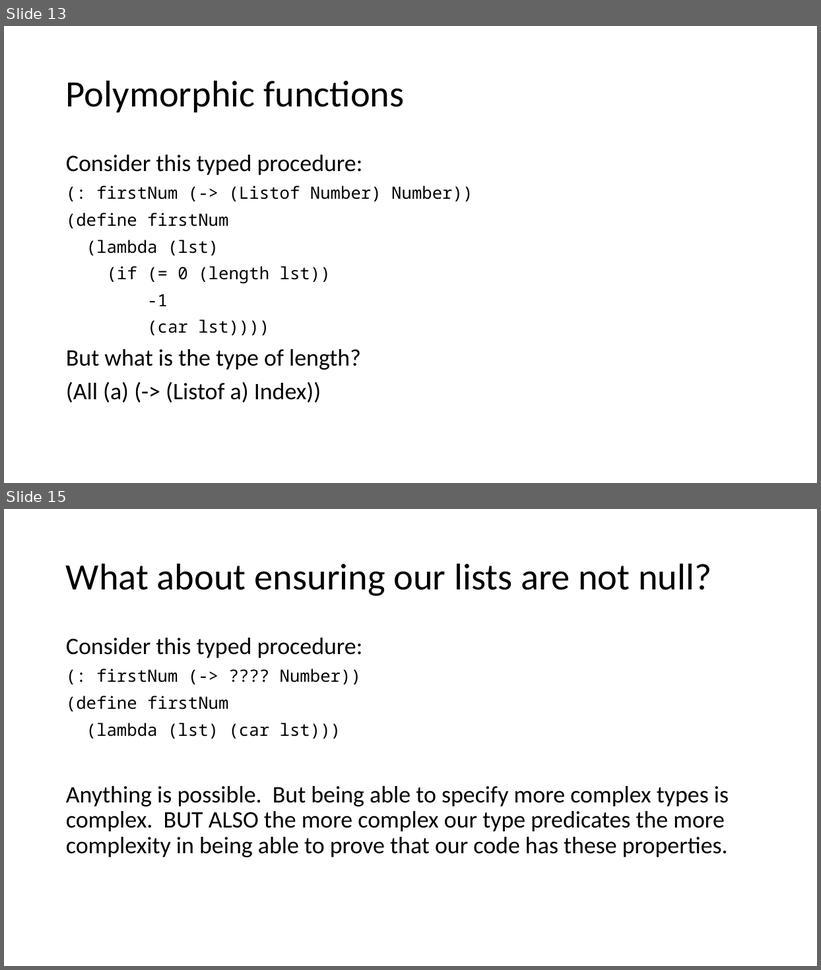
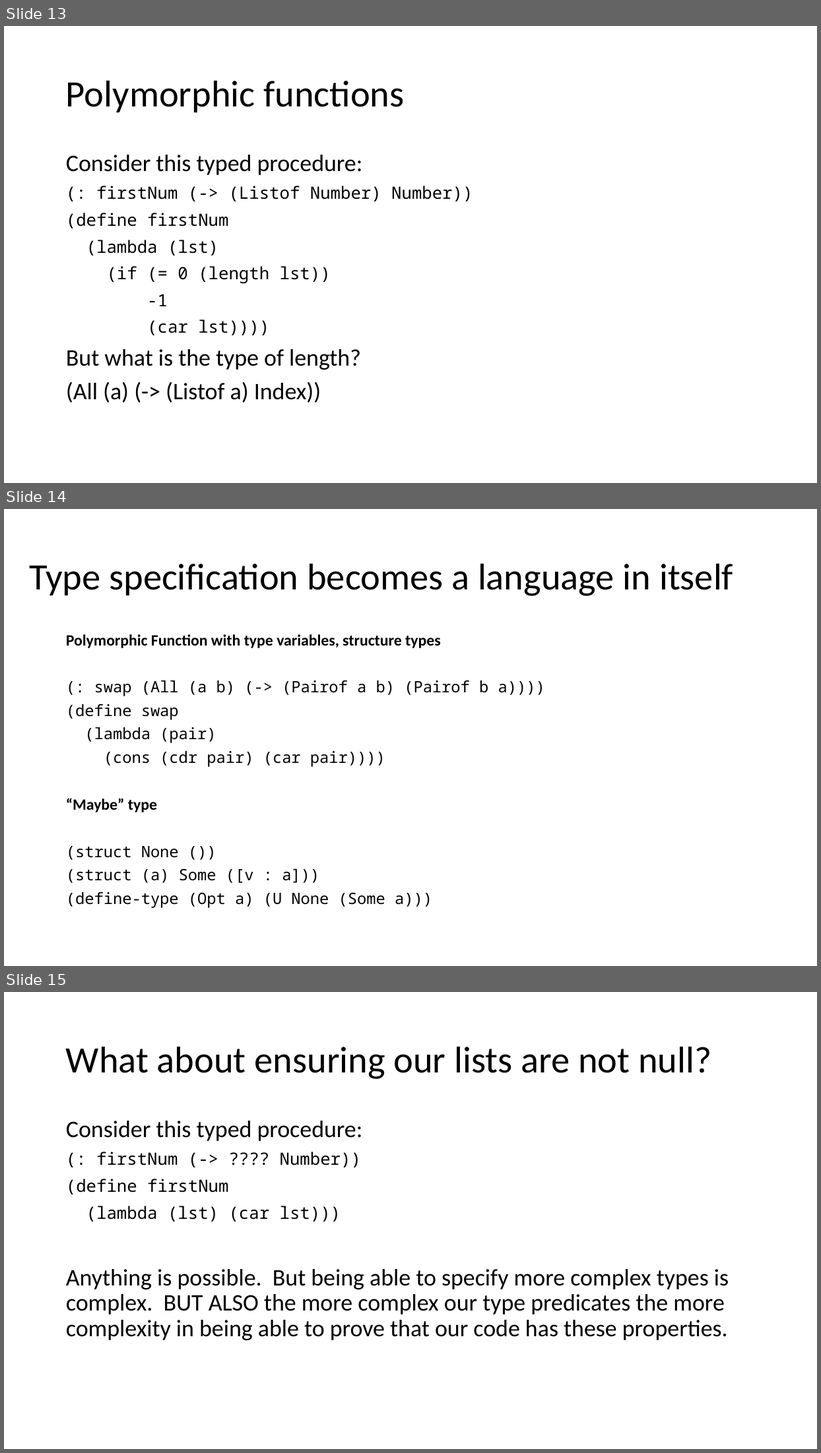
Before and after one commit to RHIT-CSSE/csse304, a slide deck: ClassMaterials/ImplicitTyping/ImplicitTyping.pptx. Shown one above the other, each under a label of ours: slides 13 and 15 before the commit, slides 13, 14 and 15 after it; the slides between them are not shown. The pictures are 821x970 and 821x1453 pixels, drawn with LibreOffice and Linux fonts; fonts in the diff are those of the drawing. Boxes give left, top, right and bottom in pixels: in the first picture for what was removed or moved away, otherwise in the second. Text is boxed around its words. In the diff, an @@ line names an element or a change of style, - is before the commit and + after.

```diff
--- a/ClassMaterials/ImplicitTyping/ImplicitTyping.pptx
+++ b/ClassMaterials/ImplicitTyping/ImplicitTyping.pptx
@@ slide 14 added at [4, 509, 817, 966], background #FFFFFF @@
@@ title added at [29, 563, 733, 596], 44 pt, text #000000 @@
+Type specification becomes a language in itself
@@ text added at [66, 634, 545, 908], 18.5 pt, text #000000 @@
+Polymorphic Function with type variables, structure types
+(: swap (All (a b) (-> (Pairof a b) (Pairof b a))))
+(define swap
+(lambda (pair)
+(cons (cdr pair) (car pair))))
+“Maybe” type
+(struct None ())
+(struct (a) Some ([v : a]))
+(define-type (Opt a) (U None (Some a)))
```
Also in this commit, not shown: 1 slide changed, 1 slide removed, 1 other file.
